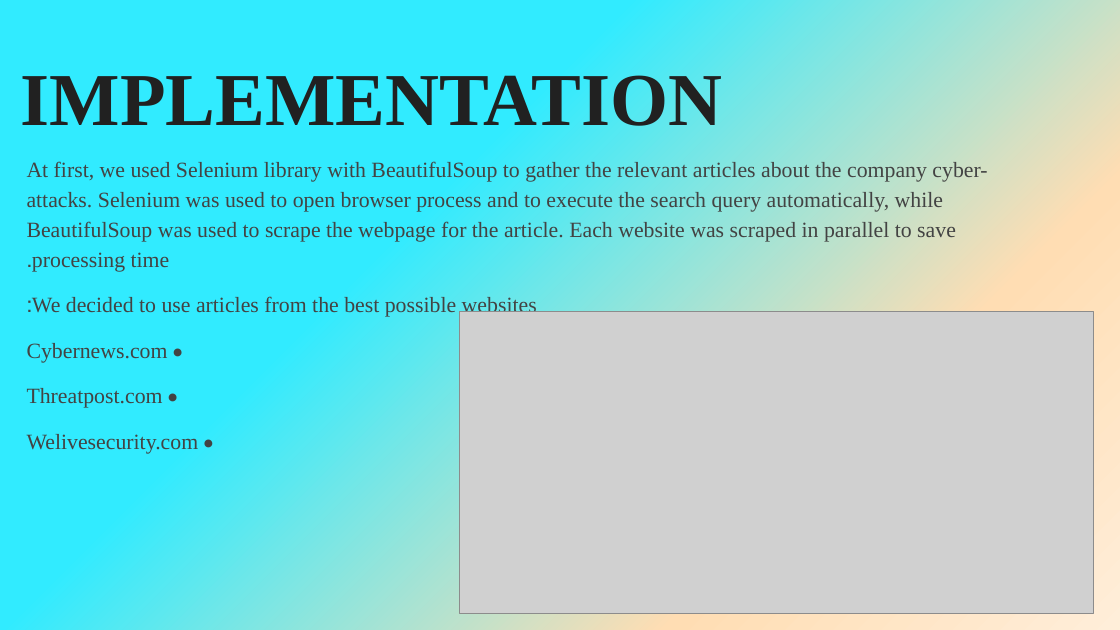
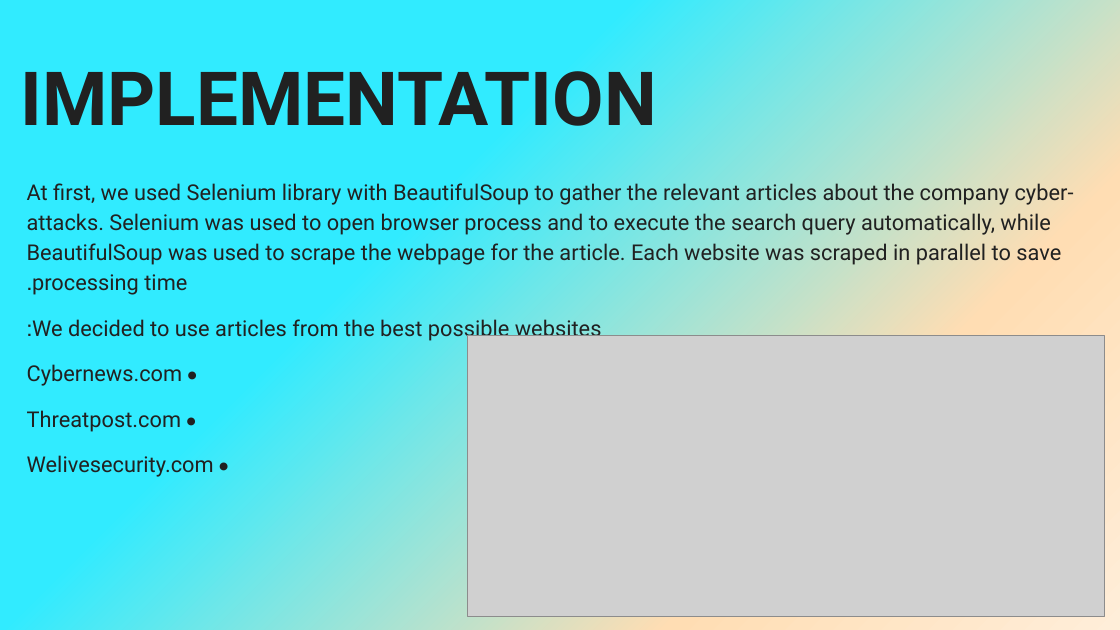
Before and after one commit to NivAm12/NegativeCyberNews, a slide deck: slide 5 of NCN Presntation.pptx. Drawn at 1120x630 pixels with LibreOffice and Linux fonts; fonts in the diff are those of the drawing; grey boxes stand for pictures. Boxes give left, top, right and bottom in pixels: in the first picture for what was removed or moved away, otherwise in the second. Text is boxed around its words. In the diff, an @@ line names an element or a change of style, - is before the commit and + after.

```diff
--- a/NCN Presntation.pptx
+++ b/NCN Presntation.pptx
@@ title "IMPLEMENTATION" at <box>21,71,657,143</box>: font Times New Roman to Roboto @@
@@ text "At first, we used Selenium ..." at <box>27,183,1074,477</box>: font Times New Roman to Roboto, text colour #434343 to #212121 @@
@@ picture: place and size @@
-picture at <box>459,311,1093,613</box>
+picture at <box>467,336,1104,617</box>
```
Also in this commit, not shown: 9 other slides changed, 2 slides added.
